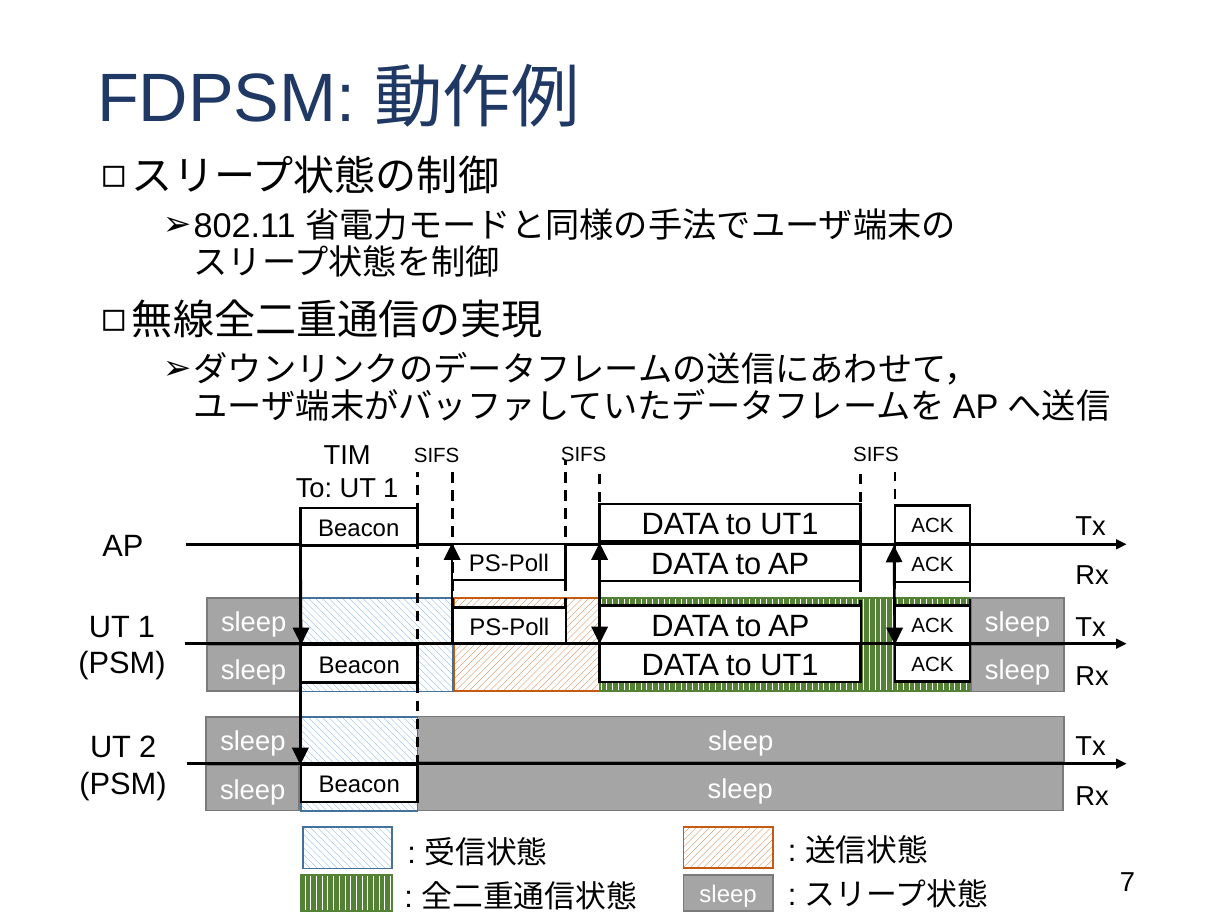
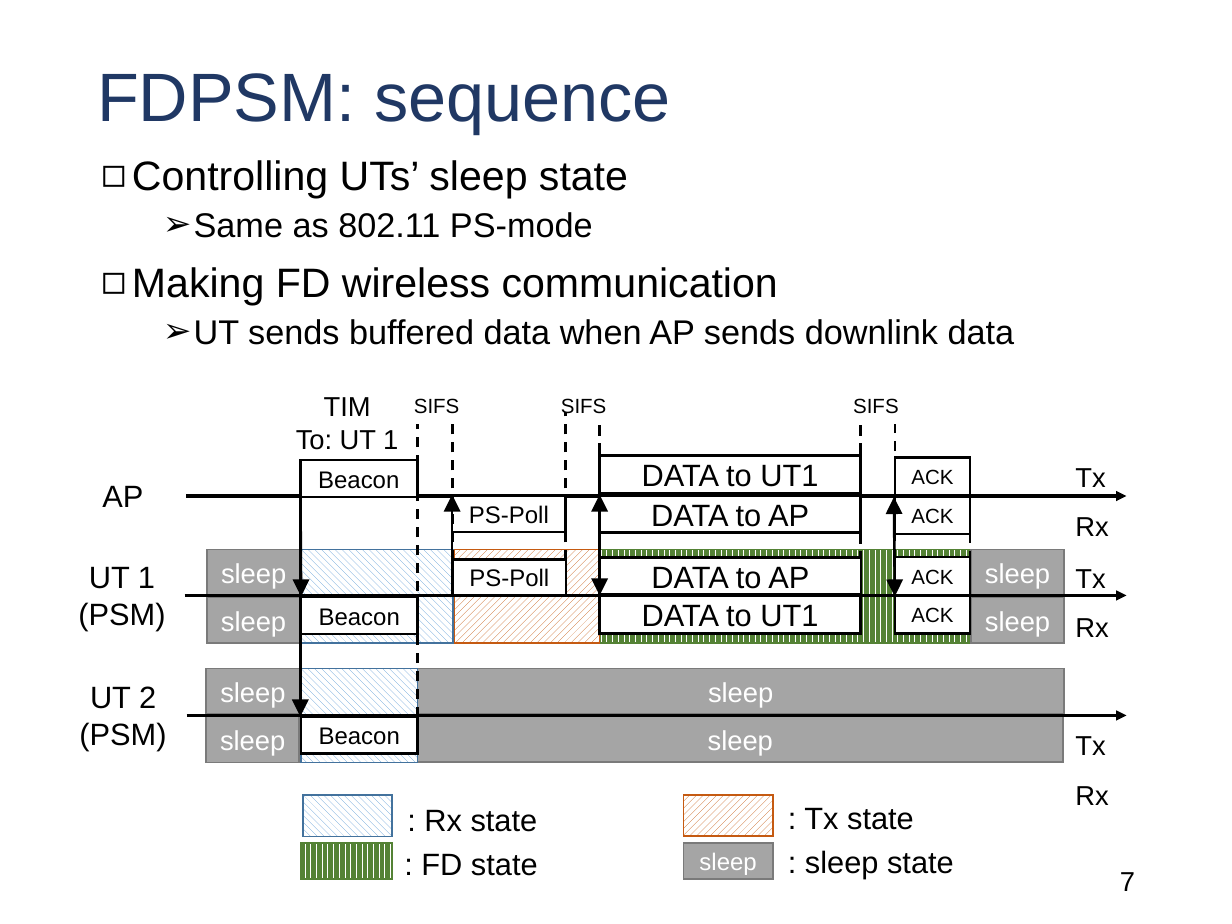
Before and after one commit to Ryo-Murakami/globecom2016_ws_presentation, a slide deck: slide 7 of globecom2016ws_murakami.pptx. Drawn at 1232x924 pixels with LibreOffice and Linux fonts; fonts in the diff are those of the drawing. Boxes give left, top, right and bottom in pixels: in the first picture for what was removed or moved away, otherwise in the second. Text is boxed around its words. In the diff, an @@ line names an element or a change of style, - is before the commit and + after.

```diff
--- a/globecom2016ws_murakami.pptx
+++ b/globecom2016ws_murakami.pptx
@@ title at (97, 73, 671, 134): text changed @@
-FDPSM: 動作例
+FDPSM: sequence
@@ text at (132, 160, 1015, 345): text changed @@
-◻ スリープ状態の制御
-  ➢ 802.11 省電力モードと同様の手法でユーザ端末の
-    スリープ状態を制御
-◻ 無線全二重通信の実現
-  ➢ ダウンリンクのデータフレームの送信にあわせて，
-    ユーザ端末がバッファしていたデータフレームを AP へ送信
+◻ Controlling UTs’ sleep state
+  ➢ Same as 802.11 PS-mode
+◻ Making FD wireless communication
+  ➢ UT sends buffered data when AP sends downlink data
@@ rectangle "ACK": place and size @@
-rectangle "ACK" at (894, 644, 970, 681)
+rectangle "ACK" at (894, 457, 970, 495)
@@ 9 rectangles, 9 texts, 7 lines, 6 arrows, 2 double arrows: place and size @@
-9 rectangles, 9 texts, 7 lines, 6 arrows, 2 double arrows at (78, 445, 1126, 811)
+9 rectangles, 9 texts, 7 lines, 6 arrows, 2 double arrows at (78, 397, 1126, 763)
@@ rectangle "PS-Poll": place and size @@
-rectangle "PS-Poll" at (452, 607, 565, 643)
+rectangle "PS-Poll" at (452, 495, 565, 531)
@@ rectangle "DATA to AP": place and size @@
-rectangle "DATA to AP" at (600, 606, 861, 643)
+rectangle "DATA to AP" at (600, 495, 861, 532)
@@ rectangle "ACK": place and size @@
-rectangle "ACK" at (894, 505, 970, 543)
+rectangle "ACK" at (894, 496, 970, 533)
@@ rectangle "sleep": place and size @@
-rectangle "sleep" at (206, 765, 299, 811)
+rectangle "sleep" at (207, 549, 301, 595)
@@ rectangle "PS-Poll": place and size @@
-rectangle "PS-Poll" at (452, 545, 565, 580)
+rectangle "PS-Poll" at (452, 559, 565, 595)
@@ rectangle "DATA to AP": place and size @@
-rectangle "DATA to AP" at (600, 543, 861, 580)
+rectangle "DATA to AP" at (600, 557, 861, 594)
@@ rectangle "ACK": place and size @@
-rectangle "ACK" at (894, 545, 970, 582)
+rectangle "ACK" at (894, 557, 970, 595)
@@ rectangle "sleep": place and size @@
-rectangle "sleep" at (971, 646, 1063, 692)
+rectangle "sleep" at (971, 549, 1063, 595)
@@ rectangle "ACK": place and size @@
-rectangle "ACK" at (894, 605, 970, 643)
+rectangle "ACK" at (894, 596, 970, 633)
@@ rectangle "sleep": place and size @@
-rectangle "sleep" at (207, 646, 301, 691)
+rectangle "sleep" at (206, 669, 299, 715)
@@ rectangle "sleep": place and size @@
-rectangle "sleep" at (418, 765, 1063, 811)
+rectangle "sleep" at (418, 669, 1064, 715)
@@ 4 rectangles: place and size @@
-4 rectangles at (301, 827, 772, 910)
+4 rectangles at (301, 795, 772, 878)
@@ group added at (421, 807, 954, 878): 4 texts @@
+: Rx state
+: sleep state
+: Tx state
+: FD state
@@ group removed at (421, 835, 988, 910): 4 texts @@
-: 受信状態
-: スリープ状態
-: 送信状態
-: 全二重通信状態
```
Also in this commit, not shown: 9 other slides changed.
